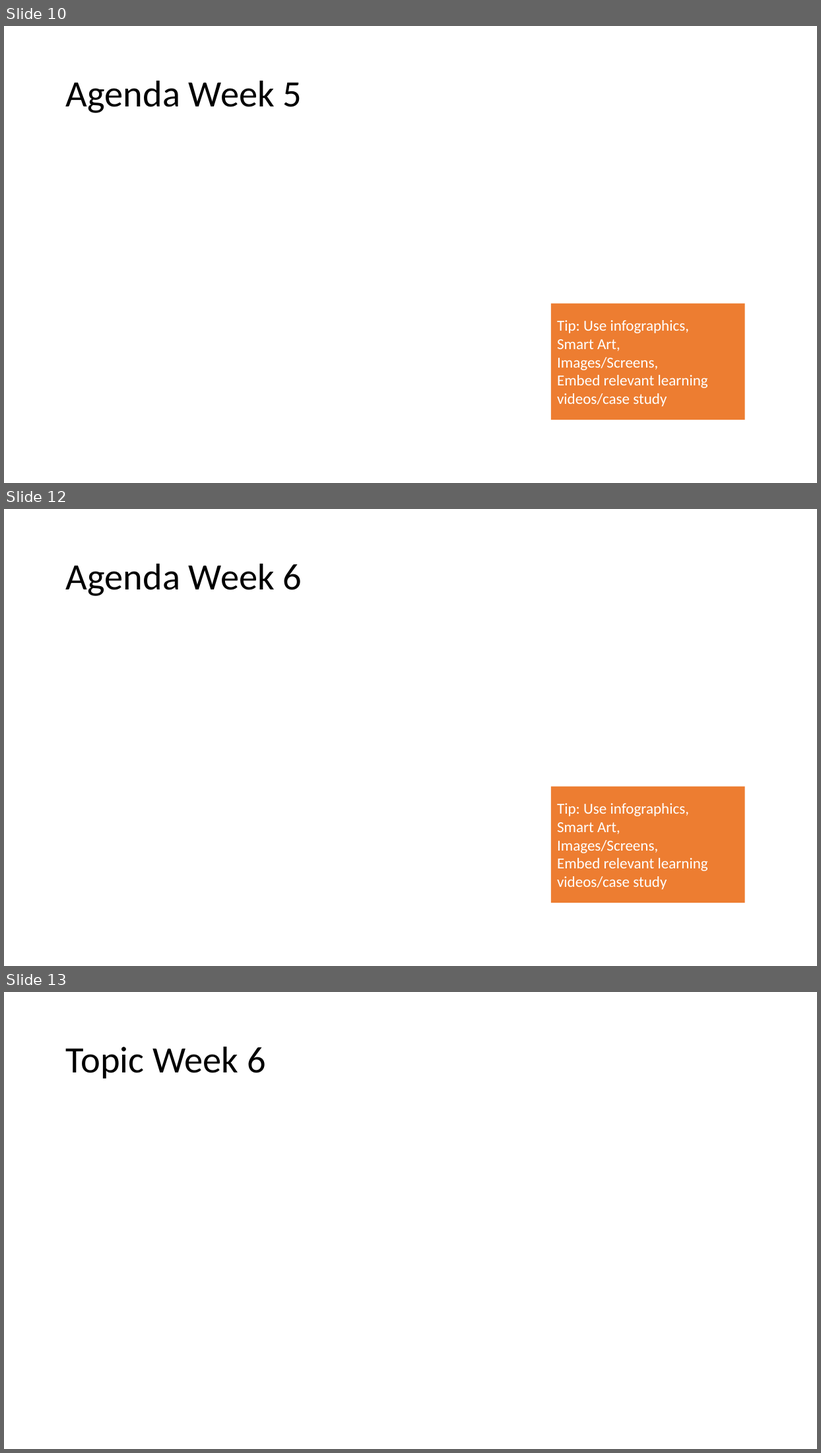
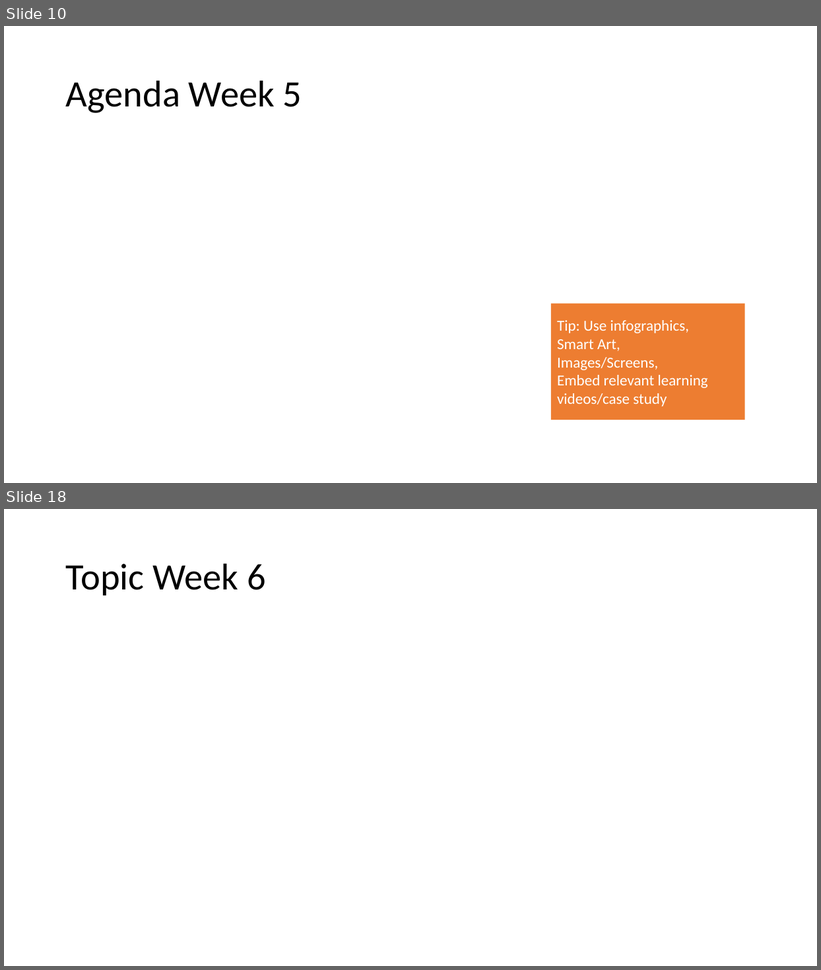
Before and after one commit to spoorthiempowher/Empowher-Curriculum, a slide deck: Angular/EmpowHer - Tech Curriculum.pptx. Shown one above the other, each under a label of ours: slides 10, 12 and 13 before the commit, slides 10 and 18 after it; the slides between them are not shown. The pictures are 821x1453 and 821x970 pixels, drawn with LibreOffice and Linux fonts; fonts in the diff are those of the drawing. Boxes give left, top, right and bottom in pixels: in the first picture for what was removed or moved away, otherwise in the second. Text is boxed around its words. In the diff, an @@ line names an element or a change of style, - is before the commit and + after.

Commit message:
updated week 5 contents.

```diff
--- a/Angular/EmpowHer - Tech Curriculum.pptx
+++ b/Angular/EmpowHer - Tech Curriculum.pptx
@@ slide 12 removed at [4, 509, 817, 966], background #FFFFFF @@
@@ title removed at [66, 563, 302, 596] @@
-Agenda Week 6
@@ rectangle removed at [551, 787, 745, 903] @@
-Tip: Use infographics,
-Smart Art,
-Images/Screens,
-Embed relevant learning videos/case study
@@ what was slide 13 is now slide 18 @@
```
Also in this commit, not shown: 7 slides added, 1 other slide removed.
